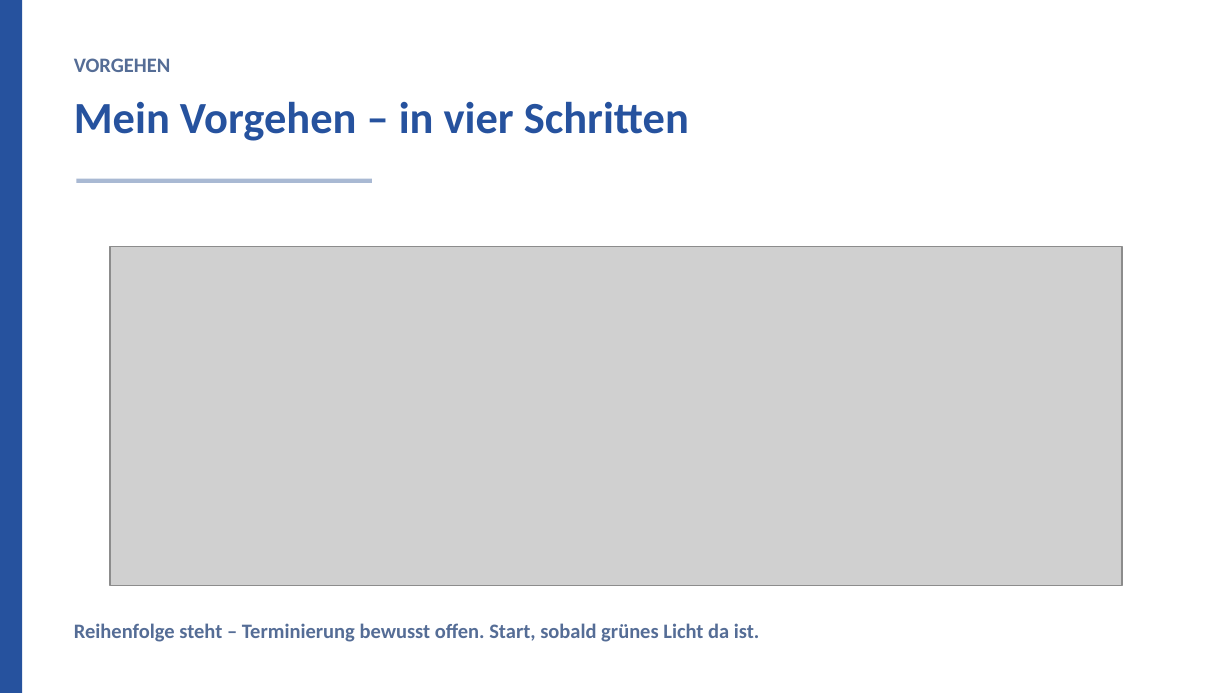
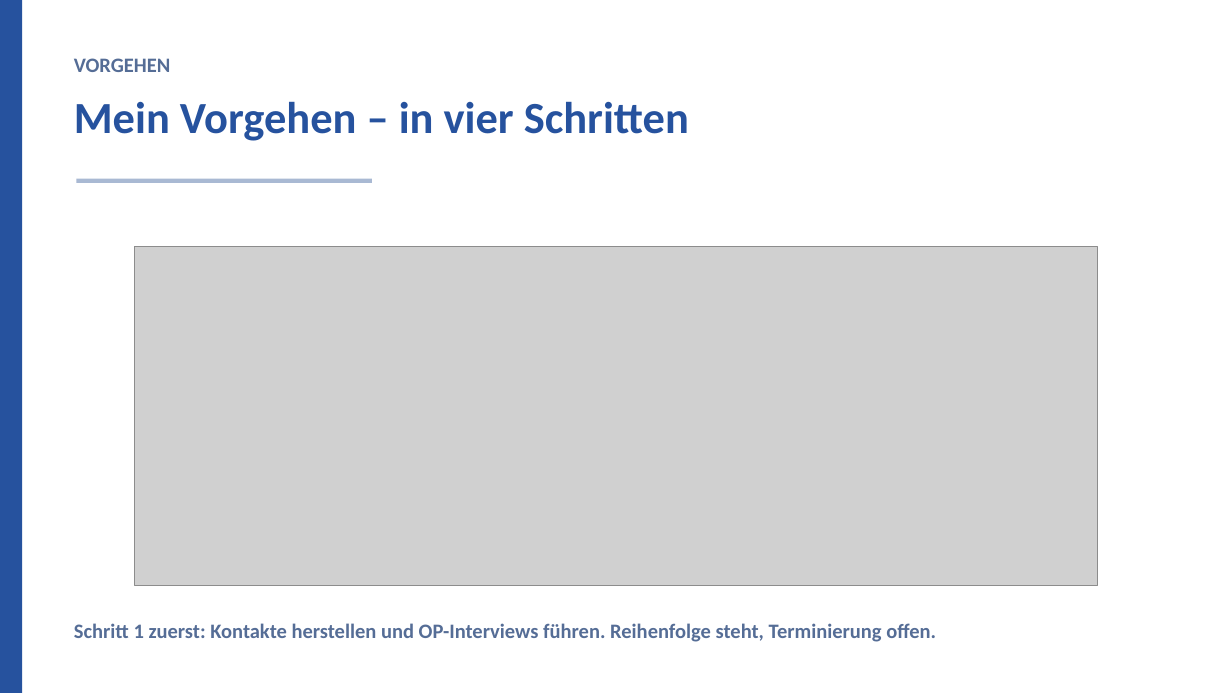
Before and after one commit to Sebastianue/hallo-github, a slide deck: slide 11 of audio-ki-op/praesentation/Audio-KI-OP-Praesentation.pptx (slide 10 before the commit). Drawn at 1232x693 pixels with LibreOffice and Linux fonts; fonts in the diff are those of the drawing; grey boxes stand for pictures; background and template pictures are left out. Boxes give left, top, right and bottom in pixels: in the first picture for what was removed or moved away, otherwise in the second. Text is boxed around its words. In the diff, an @@ line names an element or a change of style, - is before the commit and + after.

```diff
--- a/audio-ki-op/praesentation/Audio-KI-OP-Praesentation.pptx
+++ b/audio-ki-op/praesentation/Audio-KI-OP-Praesentation.pptx
@@ picture: place and size @@
-picture at [110, 246, 1121, 585]
+picture at [134, 246, 1096, 585]
@@ text at [74, 623, 936, 642]: text changed @@
-Reihenfolge steht – Terminierung bewusst offen. Start, sobald grünes Licht da ist.
+Schritt 1 zuerst: Kontakte herstellen und OP-Interviews führen. Reihenfolge steht, Terminierung offen.
```
Also in this commit, not shown: 1 slide added, 5 other files.
